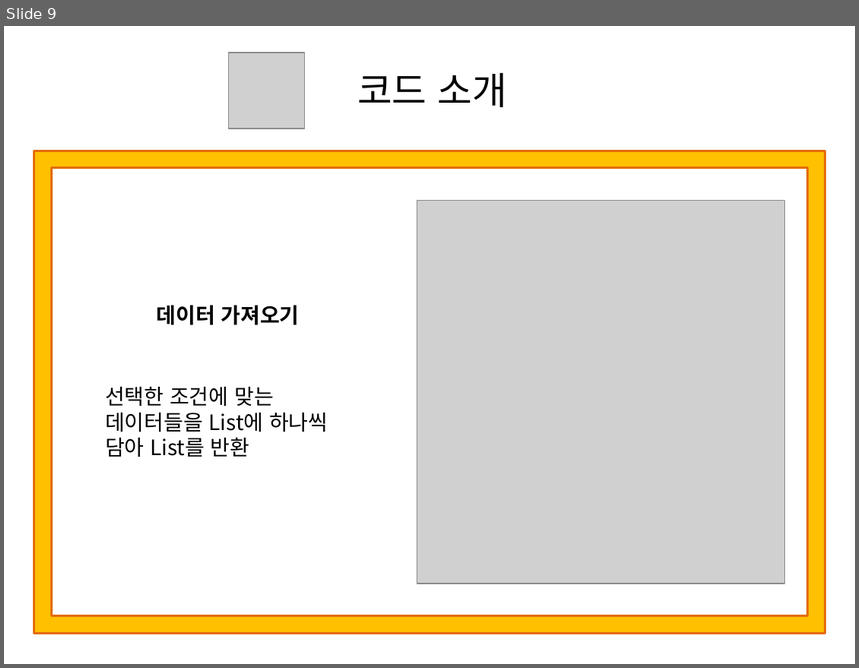
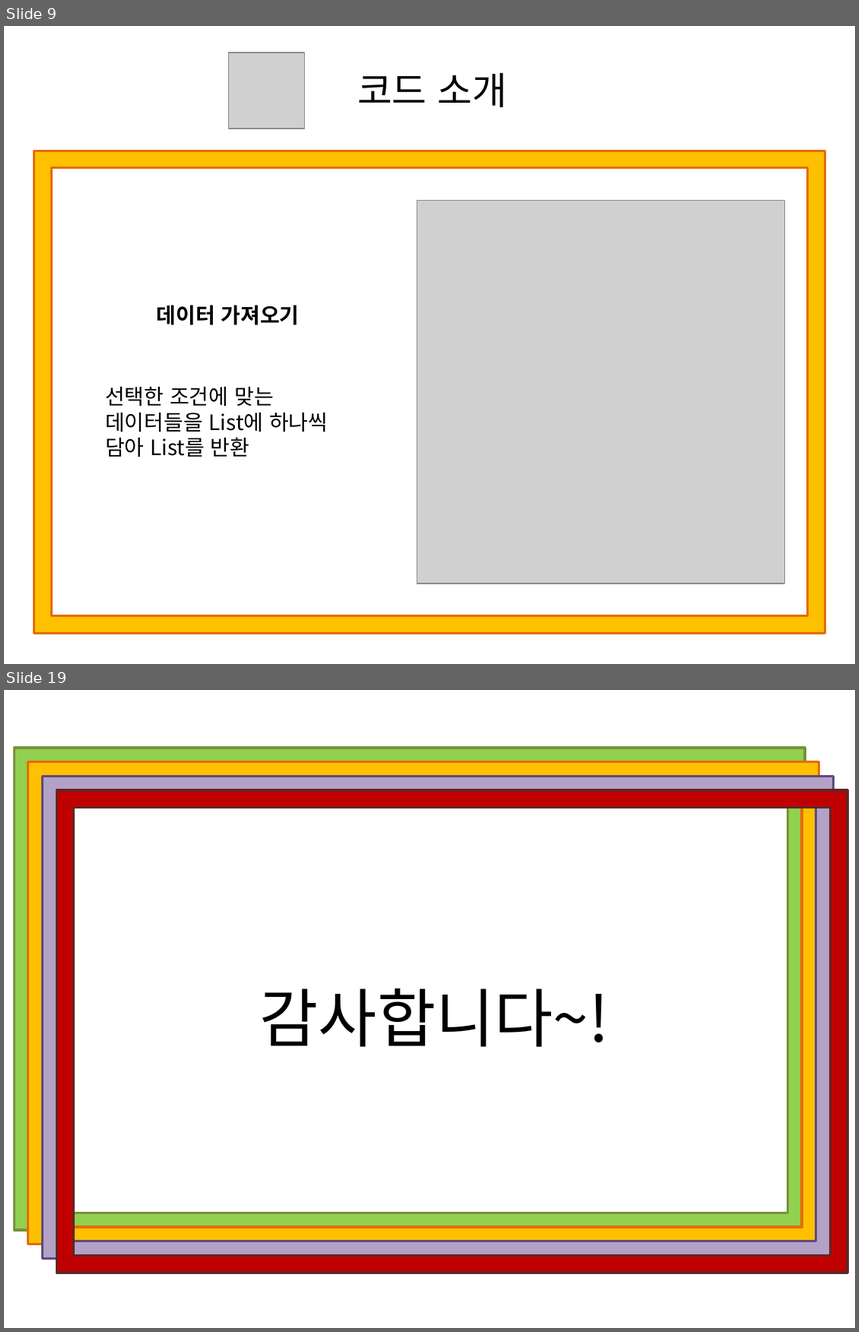
Before and after one commit to Yorgos7784/SW_Lesson, a slide deck: Portfolio/ppt/CarManagementProgram.pptx. Shown one above the other, each under a label of ours: slide 9 before the commit, slides 9 and 19 after it; the slides between them are not shown. The pictures are 859x668 and 859x1332 pixels, drawn with LibreOffice and Linux fonts; fonts in the diff are those of the drawing; grey boxes stand for pictures. Boxes give left, top, right and bottom in pixels: in the first picture for what was removed or moved away, otherwise in the second. Text is boxed around its words. In the diff, an @@ line names an element or a change of style, - is before the commit and + after.

```diff
--- a/Portfolio/ppt/CarManagementProgram.pptx
+++ b/Portfolio/ppt/CarManagementProgram.pptx
@@ slide 19 added at (x1=4, y1=690, x2=855, y2=1328), background #FFFFFF @@
@@ frame added at (x1=14, y1=748, x2=805, y2=1230), fill #92D050, outline #77933C 2 pt @@
@@ frame added at (x1=28, y1=762, x2=819, y2=1245), fill #FFC000, outline #E46C0A 2 pt @@
@@ frame added at (x1=42, y1=776, x2=833, y2=1258), fill #B3A2C7, outline #604A7B 2 pt @@
@@ frame added at (x1=56, y1=790, x2=848, y2=1273), fill #C00000, outline #632523 2 pt @@
@@ text added at (x1=259, y1=989, x2=609, y2=1047), 54 pt, text #000000 @@
+감사합니다~!
```
Also in this commit, not shown: 1 slide changed, 9 other slides added, 36 other files.
